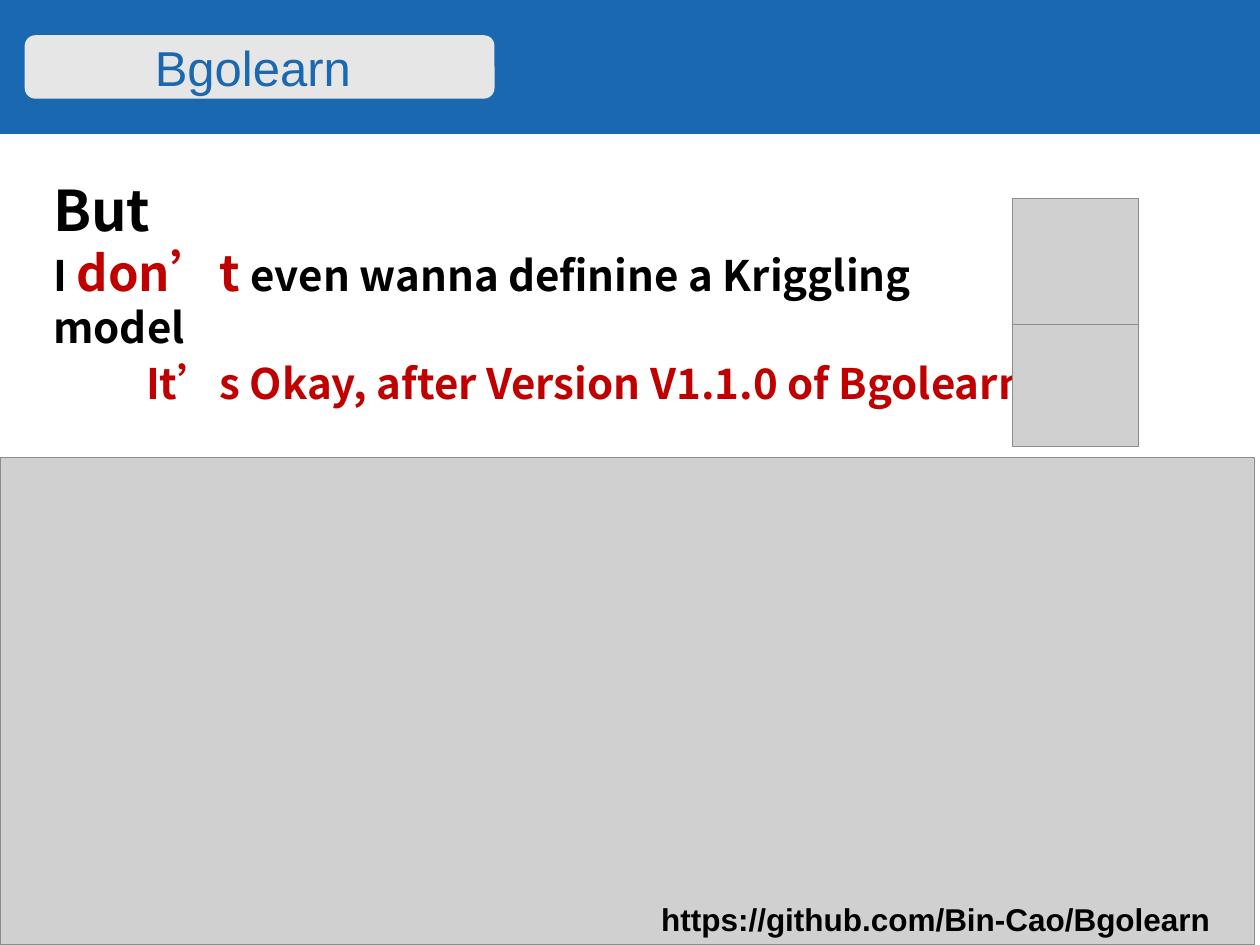
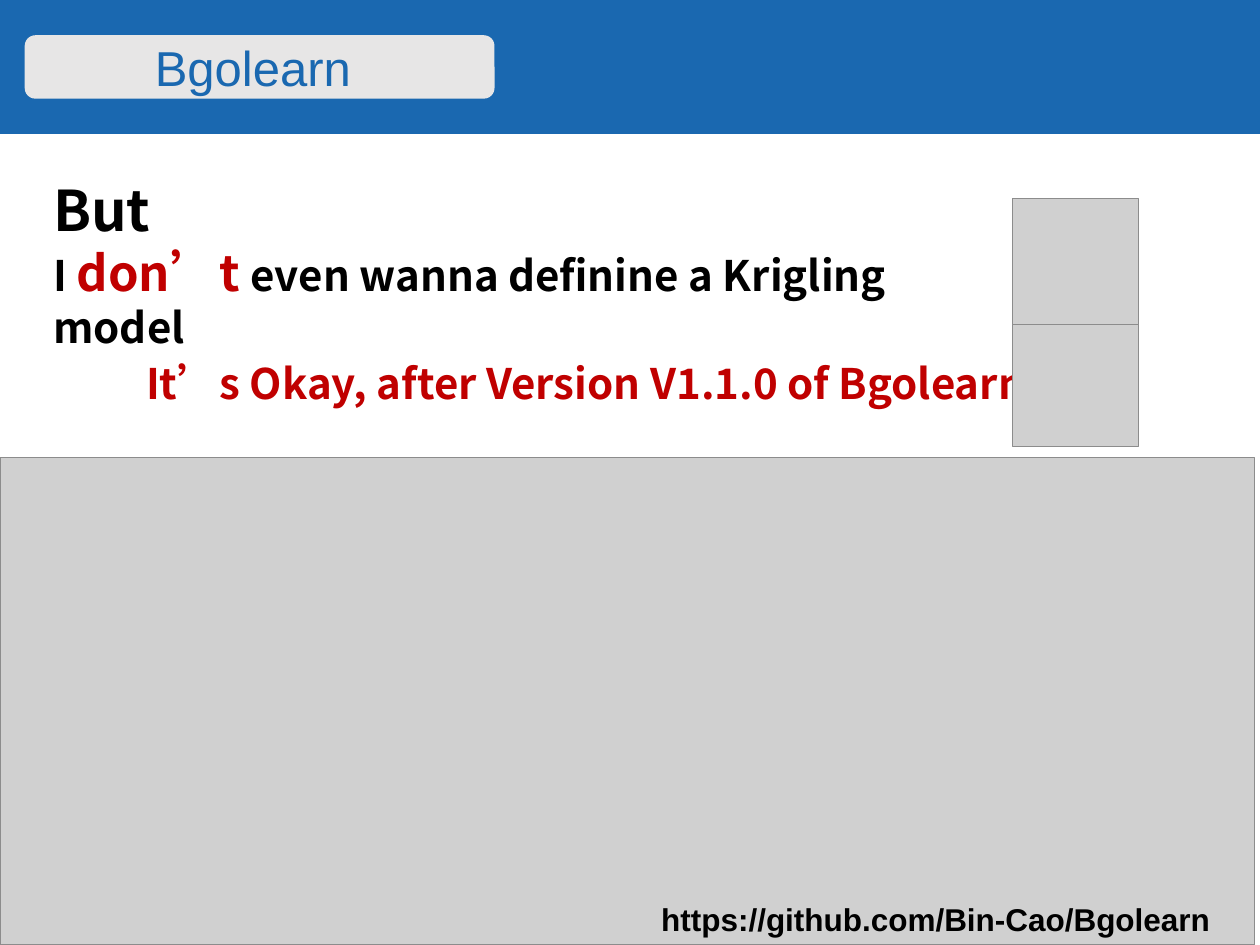
Before and after one commit to Bin-Cao/Bgolearn, a slide deck: slide 10 of Intro/BGOlearn.pptx. Drawn at 1260x945 pixels with LibreOffice and Linux fonts; fonts in the diff are those of the drawing; grey boxes stand for pictures; background and template pictures are left out. Boxes give left, top, right and bottom in pixels: in the first picture for what was removed or moved away, otherwise in the second. Text is boxed around its words. In the diff, an @@ line names an element or a change of style, - is before the commit and + after.

```diff
--- a/Intro/BGOlearn.pptx
+++ b/Intro/BGOlearn.pptx
@@ text at (53,249,886,302): text changed @@
-I don’t even wanna definine a Kriggling model
+I don’t even wanna definine a Krigling model
```
Also in this commit, not shown: 3 other slides changed, 1 other file.
